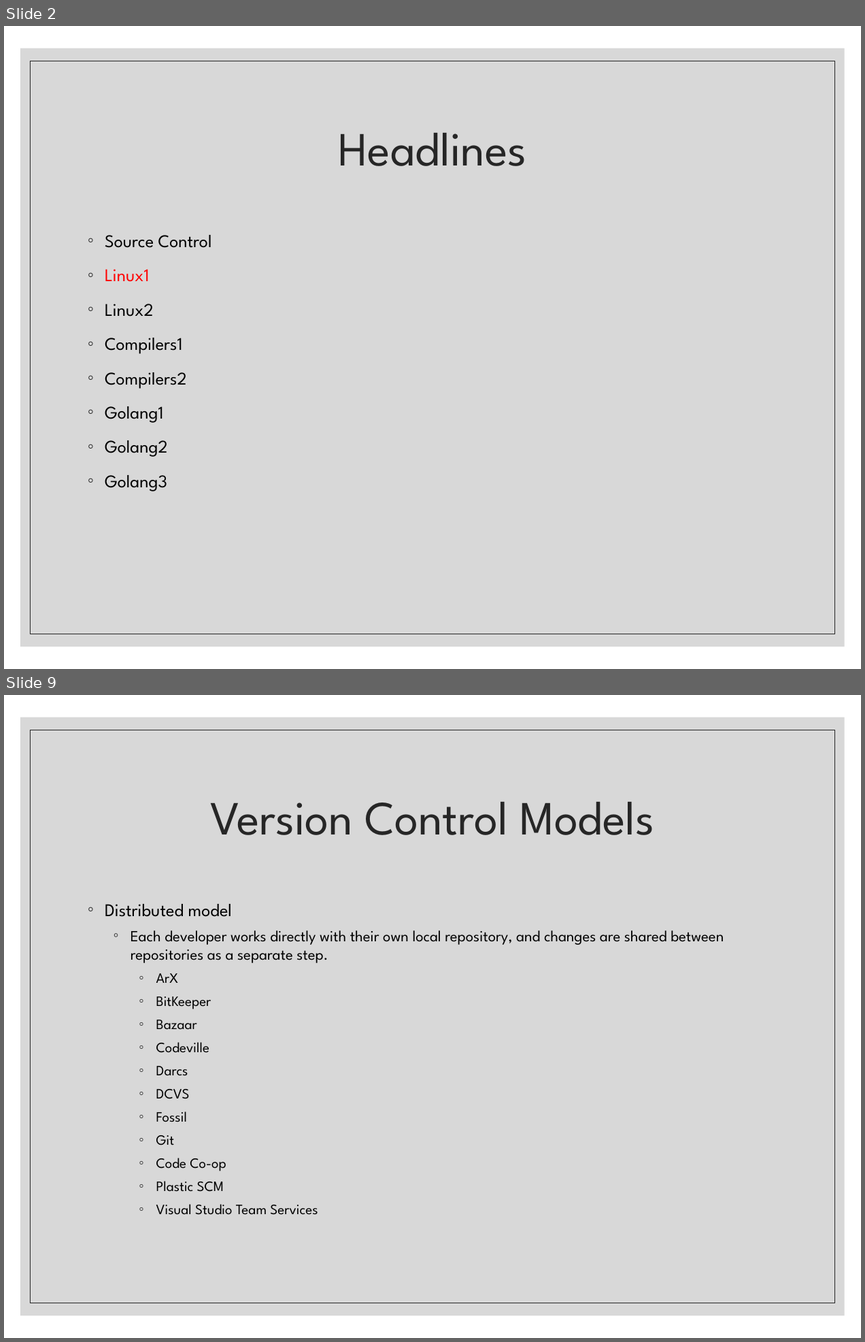
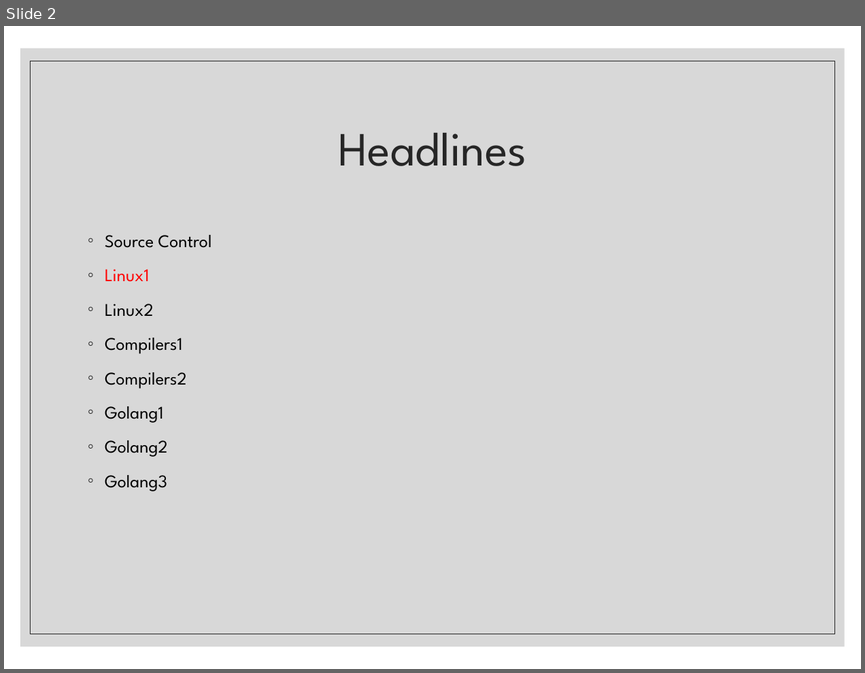
Before and after one commit to mostafa8026/ComputerProgramming-Basics, a slide deck: 02 - Linux 1.pptx. Shown one above the other, each under a label of ours: slides 2 and 9 before the commit, slide 2 after it; the slides between them are not shown. The pictures are 865x1342 and 865x673 pixels, drawn with LibreOffice and Linux fonts; fonts in the diff are those of the drawing. Boxes give left, top, right and bottom in pixels: in the first picture for what was removed or moved away, otherwise in the second. Text is boxed around its words. In the diff, an @@ line names an element or a change of style, - is before the commit and + after.

```diff
--- a/02 - Linux 1.pptx
+++ b/02 - Linux 1.pptx
@@ slide 9 removed at (4,695,861,1338), background #FFFFFF; not listed: 2 template elements that a slide beside it also shows @@
@@ title removed at (211,802,654,835) @@
-Version Control Models
@@ text removed at (105,904,723,1215) @@
-◦ Distributed model
-  ◦ Each developer works directly with their own local repository, and changes are shared between repositories as a separate step.
-    ◦ ArX
-    ◦ BitKeeper
-    ◦ Bazaar
-    ◦ Codeville
-    ◦ Darcs
-    ◦ DCVS
-    ◦ Fossil
-    ◦ Git
-    ◦ Code Co-op
-    ◦ Plastic SCM
-    ◦ Visual Studio Team Services
```
Also in this commit, not shown: 1 slide changed, 9 other slides removed, 1 other file.
